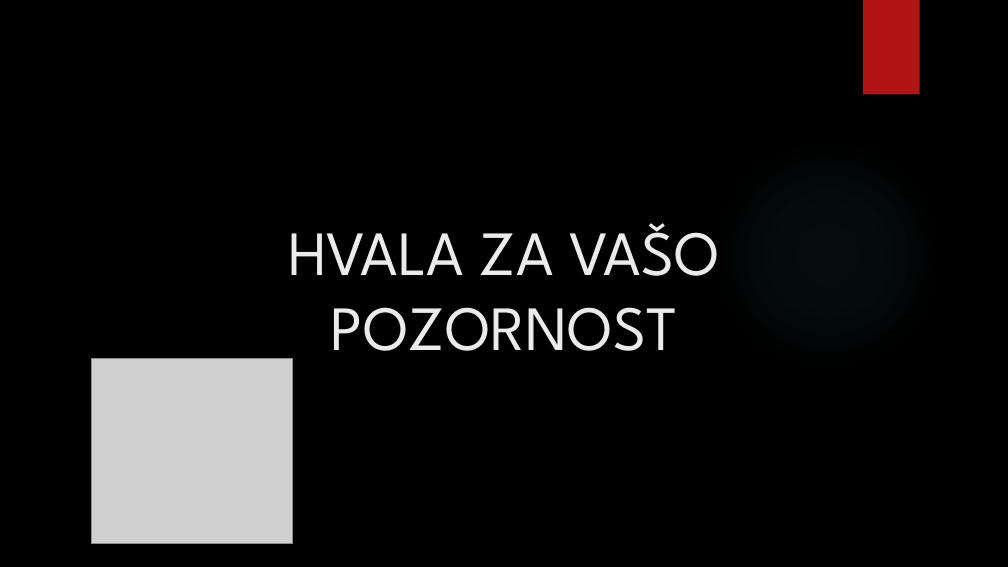
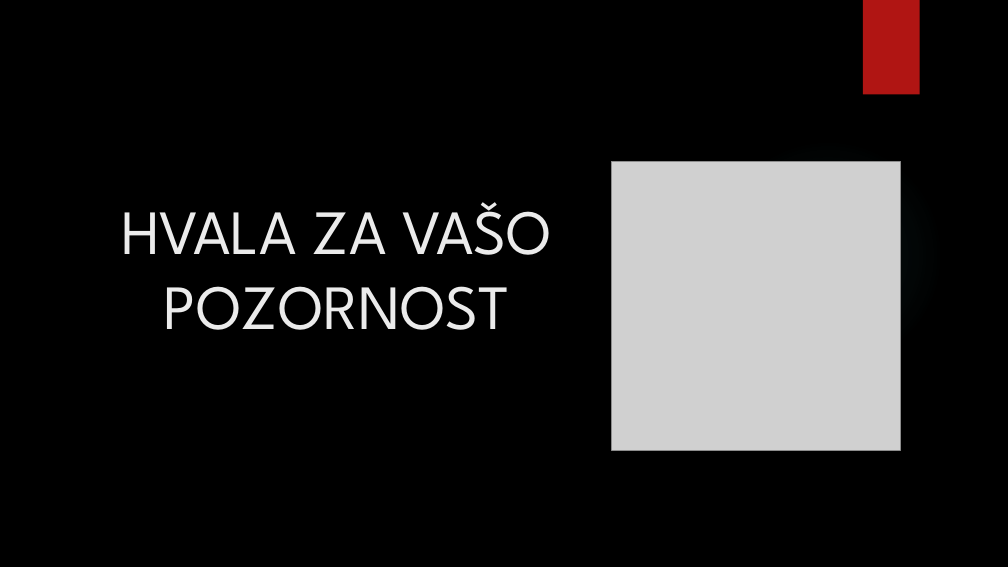
Before and after one commit to ChipOfPotatoe1/zaklju-naNal, a slide deck: slide 9 of Projektna_Powerpoint.pptx. Drawn at 1008x567 pixels with LibreOffice and Linux fonts; fonts in the diff are those of the drawing; grey boxes stand for pictures; background and template pictures are left out. Boxes give left, top, right and bottom in pixels: in the first picture for what was removed or moved away, otherwise in the second. Text is boxed around its words. In the diff, an @@ line names an element or a change of style, - is before the commit and + after.

Commit message:
dodajanje k pptju

```diff
--- a/Projektna_Powerpoint.pptx
+++ b/Projektna_Powerpoint.pptx
@@ picture added at [612,161,901,450] @@
@@ title "HVALA ZA VAŠO POZORNOST": place and size @@
-title "HVALA ZA VAŠO POZORNOST" at [289,223,720,351]
+title "HVALA ZA VAŠO POZORNOST" at [121,202,552,330]
@@ picture removed at [91,359,292,544] @@
```
